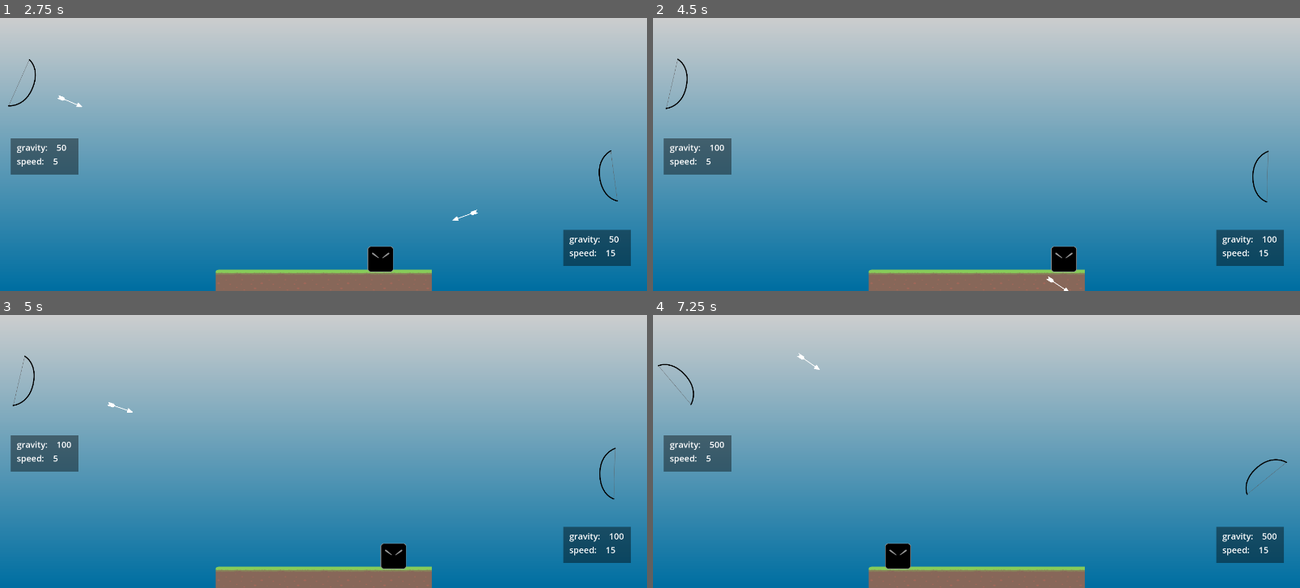
Above: before the commit, frames 1-4 (two rows, left to right).
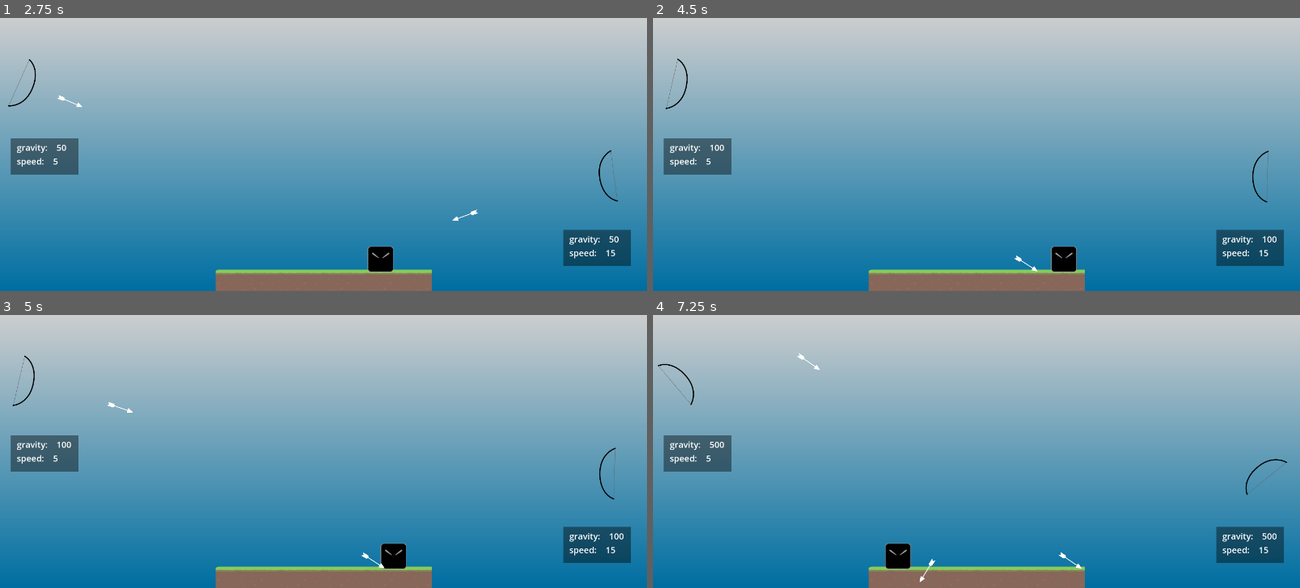
Above: after the commit, the same moments.

Repository: MeroVinggen/Godot-ProjectileOnCurve2DPlugin
Game: Godot game, scene res://demo/2 bows targeting mob on ground/2 bows targeting mob on ground.tscn
Same seed, same stepped clock (60 frames per second), same inputs: the game is played once before the commit and once after it. The project has no main scene, so this scene is started directly.
Inputs (mouse positions are in pixels of both pictures, inside the frame that each line leads up to):
- Up to frame 1 (2.75 s): move the mouse to (465, 138) at 0.52 s; click (465, 138) at 0.67 s; move the mouse to (194, 165) at 1.27 s; click (194, 165) at 1.42 s; move the mouse to (388, 91) at 2.02 s; click (388, 91) at 2.17 s
- Up to frame 2 (4.5 s): move the mouse to (944, 206) at 2.77 s; click (944, 206) at 2.92 s; move the mouse to (1170, 192) at 3.52 s; click (1170, 192) at 3.67 s; move the mouse to (782, 110) at 4.27 s; click (782, 110) at 4.42 s
- Up to frame 3 (5 s): no input
- Up to frame 4 (7.25 s): move the mouse to (1008, 448) at 5.02 s; click (1008, 448) at 5.17 s; move the mouse to (879, 377) at 5.77 s; click (879, 377) at 5.92 s; move the mouse to (1118, 435) at 6.52 s; click (1118, 435) at 6.67 s

Frame 1 is identical in both runs. In frame 2, less than 0.1% of the frame differs, in the area x 55-65%, y 86-100%; in frame 3, less than 0.1%; in frame 4, less than 0.1%, in the area x 41-67%, y 86-98%.

Commit message:
fix demo

Diff:
--- a/demo/shared/projectile/Projectile1/projectile1.tscn
+++ b/demo/shared/projectile/Projectile1/projectile1.tscn
@@ -3,8 +3,8 @@
 [ext_resource type="PackedScene" uid="uid://dptqc56trf5r3" path="res://demo/shared/projectile/base/Projectile.tscn" id="1_chc80"]
 [ext_resource type="Texture2D" uid="uid://6rxq3e6stkv0" path="res://demo/shared/projectile/assets/projectile1.png" id="2_ngyg6"]
 
-[sub_resource type="RectangleShape2D" id="RectangleShape2D_270sg"]
-size = Vector2(62, 11)
+[sub_resource type="RectangleShape2D" id="RectangleShape2D_jm0qm"]
+size = Vector2(55, 8)
 
 [node name="Projectile1" instance=ExtResource("1_chc80")]
 
@@ -13,11 +13,9 @@
 scale = Vector2(0.213854, 0.213854)
 texture = ExtResource("2_ngyg6")
 
-[node name="Projectile" parent="." index="1"]
-collision_layer = 4
+[node name="Area2D" parent="." index="1"]
 collision_mask = 3
-monitorable = true
 
-[node name="CollisionShape2D" parent="Projectile" index="0"]
-position = Vector2(2, 0.5)
-shape = SubResource("RectangleShape2D_270sg")
+[node name="CollisionShape2D" parent="Area2D" index="0"]
+position = Vector2(2.5, 0)
+shape = SubResource("RectangleShape2D_jm0qm")
